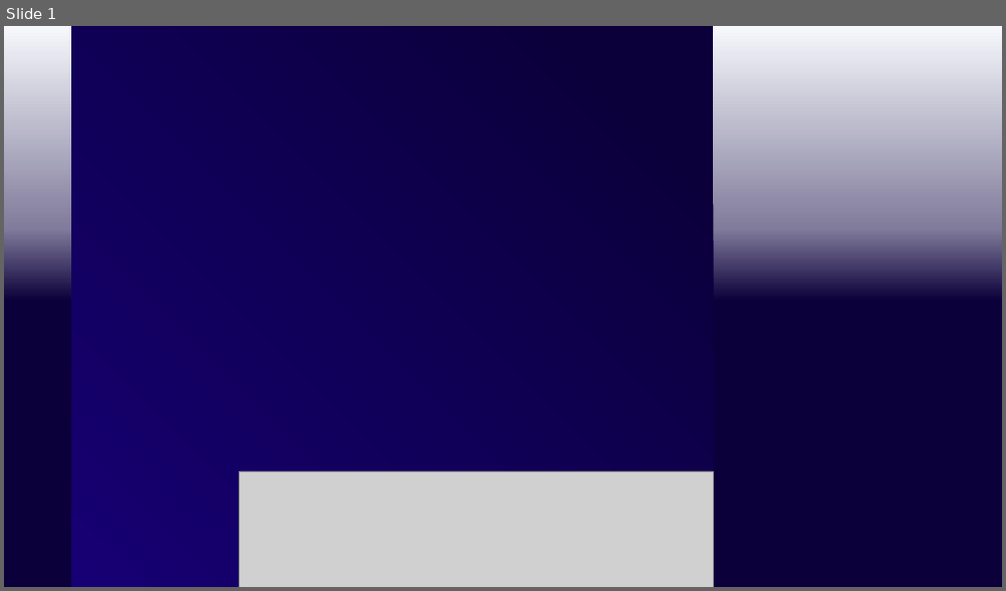
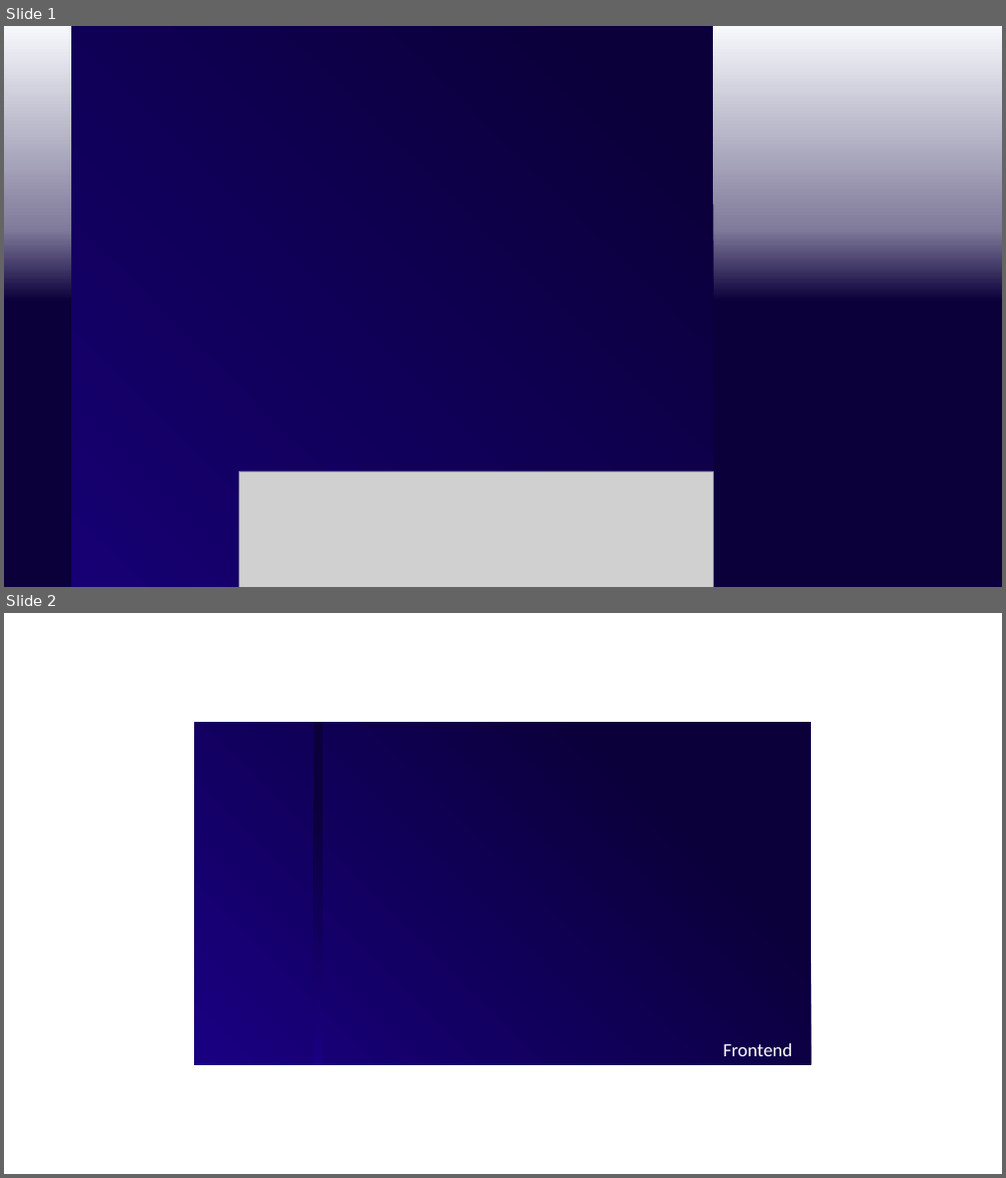
Before and after one commit to dlacked/dlacked.github.io, a slide deck: img/img.pptx. Shown one above the other, each under a label of ours: slide 1 before the commit, slides 1 and 2 after it. The pictures are 1006x591 and 1006x1178 pixels, drawn with LibreOffice and Linux fonts; fonts in the diff are those of the drawing; grey boxes stand for pictures. Boxes give left, top, right and bottom in pixels: in the first picture for what was removed or moved away, otherwise in the second. Text is boxed around its words. In the diff, an @@ line names an element or a change of style, - is before the commit and + after.

```diff
--- a/img/img.pptx
+++ b/img/img.pptx
@@ slide 2 added at <box>4,613,1002,1174</box>, background #FFFFFF @@
@@ rectangle added at <box>195,722,811,1065</box>, fill gradient #190082 to #0B003A @@
@@ rectangle added at <box>313,722,322,1065</box>, fill gradient #190082 to #0B003A @@
@@ text added at <box>723,1044,792,1057</box>, 18 pt, text #FFFFFF @@
+Frontend
```
Also in this commit, not shown: 1 other slide added, 11 other files.
